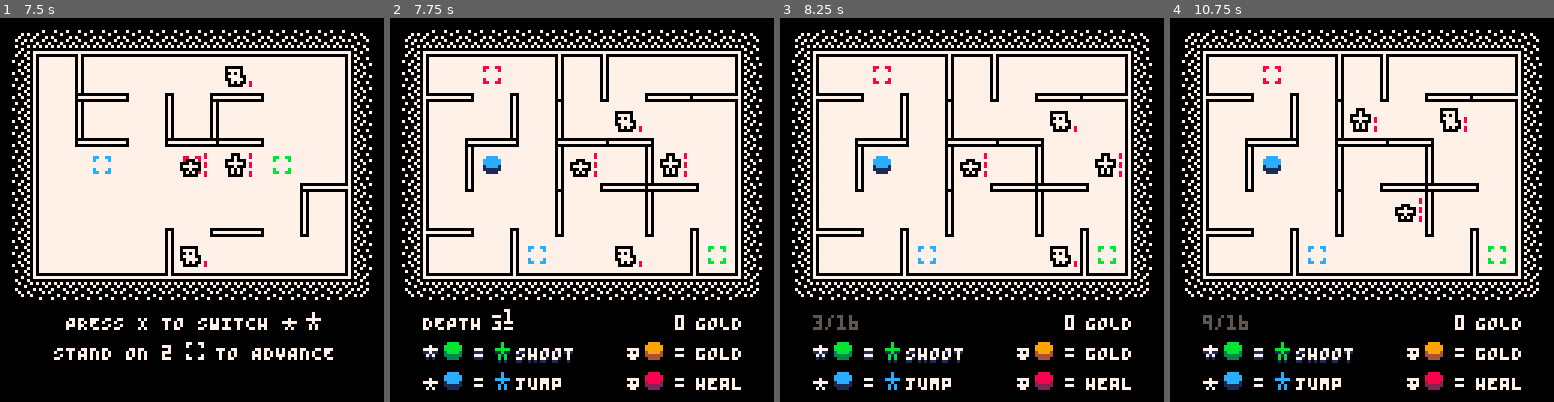
Above: before the commit, frames 1-4 (left to right).
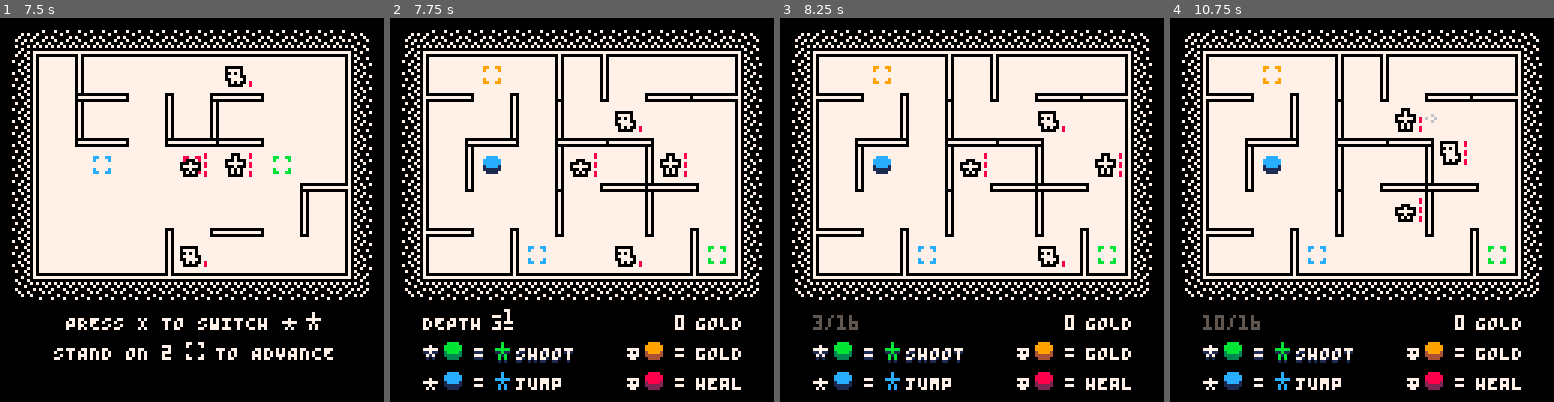
Above: after the commit, the same moments.

Repository: taylordolan/grid-folks
Game: PICO-8 cartridge grid_folks.p8
Same seed, same stepped clock (60 frames per second), same inputs: the game is played once before the commit and once after it.
Inputs:
- Up to frame 1 (7.5 s): tap X (X key) at 0.33, 1.07, 1.85, 2.97, 4.08, 5.2, 6.32, 7.43 s; tap O (Z key) at 0.7, 1.7, 2.1, 2.5, 2.9, 3.3, 3.7, 4.1, 4.5, 4.9, 5.3, 5.7, 6.1, 6.5, 6.9, 7.3 s; hold Right 1.6-2.1 s; hold Up 2.15-2.42 s; hold Right 2.47-3.03 s; hold Left 3.08-3.58 s; hold Down 3.63-3.97 s; hold Right 4.02-4.68 s; hold Up 4.73-5.03 s; hold Left 5.08-5.68 s; hold Down 5.73-6.03 s; hold Right 6.08-6.58 s; hold Right 6.63-7.13 s; hold Up 7.18-7.45 s
- Up to frame 2 (7.75 s): hold Right from 7.5 s (still down); tap O (Z key) at 7.7 s
- Up to frame 3 (8.25 s): release Right at 8.07 s; tap O (Z key) at 8.1 s; hold Left from 8.12 s (still down)
- Up to frame 4 (10.75 s): tap O (Z key) every 0.4 s from 8.5 to 10.5 s; tap X (X key) at 8.55, 9.67 s; release Left at 8.62 s; hold Down 8.67-9 s; hold Right 9.05-9.72 s; hold Up 9.77-10.07 s; hold Left 10.12-10.72 s

Frame 1 is identical in both runs. In frame 2, less than 0.1% of the frame differs, in the area x 24-29%, y 12-18%; in frame 3, 0.6%; in frame 4, 1.2%, in the area x 8-78%, y 12-82%.

Commit message:
pathfinding tweaks

Diff:
--- a/grid_folks.p8
+++ b/grid_folks.p8
@@ -165,7 +165,6 @@
 
 	-- initial enemy
 	spawn_enemy()
-  spawn_enemy()
 
 	-- spawn rate stuff
 	spawn_rates = {
@@ -675,71 +674,102 @@
 	return new_hero
 end
 
-function get_enemy_step(start, goal_tile)
-  -- local a_tile = {goal.x, goal.y}
-  -- local a_dist = distance(start, a_tile)
-  -- local b_tile = {hero_b.x, hero_b.y}
-  -- local b_dist = distance(start, b_tile)
-
-  -- target the closer hero
-  -- or a random one if they're equidistant
-  -- local current_dist
-  -- local goal_tile
-  -- if a_dist < b_dist then
-  --   current_dist = a_dist
-  --   goal_tile = a_tile
-  -- elseif b_dist < a_dist then
-  --   current_dist = b_dist
-  --   goal_tile = b_tile
-  -- else
-  --   current_dist = a_dist
-  --   local hero_tiles = {a_tile, b_tile}
-  --   shuffle(hero_tiles)
-  --   goal_tile = hero_tiles[1]
-  -- end
-
-  local current_dist = distance(start, goal_tile)
+function get_steps(start, goal, avoid)
+  local current_dist = distance(start, goal, avoid)
   local adjacent_tiles = get_adjacent_tiles(start)
-  local valid_moves = {}
-
-  -- populate valid_moves with tiles that are closer and don't contain enemies
+  local valid_tiles = {}
+
   for next in all(adjacent_tiles) do
-    local enemy_exists = find_type_in_tile("hero", next)
+    local should_avoid = avoid and find_type_in_tile(avoid, next)
+    local next_dist = distance(next, goal, avoid)
     if
-      distance(next, goal_tile) < current_dist and
-      not enemy_exists
+      not should_avoid and
+      next_dist < current_dist
     then
-      add(valid_moves, next)
+      add(valid_tiles, next)
     end
   end
 
-  -- if there are no valid moves based on the above criteria,
-  -- then any adjacent tile that's not an enemy and doesn't have a wall in the way is valid
-  if #valid_moves == 0 then
-    local available_adjacent_tiles = {}
+  if #valid_tiles == 0 then
+    current_dist = distance(start, goal)
     for next in all(adjacent_tiles) do
-      local enemy_exists = find_type_in_tile("hero", next)
-      if not enemy_exists then
-        add(available_adjacent_tiles, next)
+      local should_avoid = avoid and find_type_in_tile(avoid, next)
+      local next_dist = distance(next, goal)
+      if
+        not should_avoid and
+        next_dist < current_dist
+      then
+        add(valid_tiles, next)
       end
     end
-    valid_moves = available_adjacent_tiles
   end
 
-  -- if there are any valid moves…
-  if #valid_moves > 0 then
-    index = flr(rnd(#valid_moves)) + 1
-    dest = valid_moves[index]
-    return dest
-  else
-    return nil
-  end
-end
+  return valid_tiles
+end
+
+-- function get_enemy_step(start, goal_tile, avoid)
+--   -- local a_tile = {goal.x, goal.y}
+--   -- local a_dist = distance(start, a_tile)
+--   -- local b_tile = {hero_b.x, hero_b.y}
+--   -- local b_dist = distance(start, b_tile)
+
+--   -- target the closer hero
+--   -- or a random one if they're equidistant
+--   -- local current_dist
+--   -- local goal_tile
+--   -- if a_dist < b_dist then
+--   --   current_dist = a_dist
+--   --   goal_tile = a_tile
+--   -- elseif b_dist < a_dist then
+--   --   current_dist = b_dist
+--   --   goal_tile = b_tile
+--   -- else
+--   --   current_dist = a_dist
+--   --   local hero_tiles = {a_tile, b_tile}
+--   --   shuffle(hero_tiles)
+--   --   goal_tile = hero_tiles[1]
+--   -- end
+
+--   local current_dist = distance(start, goal_tile, avoid)
+--   local adjacent_tiles = get_adjacent_tiles(start)
+--   local valid_moves = {}
+
+--   -- populate valid_moves with tiles that are closer and don't contain enemies
+--   for next in all(adjacent_tiles) do
+--     local should_avoid = find_type_in_tile("hero", next)
+--     if
+--       distance(next, goal_tile, avoid) < current_dist and
+--       not should_avoid
+--     then
+--       add(valid_moves, next)
+--     end
+--   end
+
+--   -- if there are no valid moves based on the above criteria,
+--   -- then any adjacent tile that's not an enemy and doesn't have a wall in the way is valid
+--   if #valid_moves == 0 then
+--     local available_adjacent_tiles = {}
+--     for next in all(adjacent_tiles) do
+--       local should_avoid = find_type_in_tile("hero", next)
+--       if not should_avoid then
+--         add(available_adjacent_tiles, next)
+--       end
+--     end
+--     valid_moves = available_adjacent_tiles
+--   end
+
+--   -- if there are any valid moves…
+--   if #valid_moves > 0 then
+--     index = flr(rnd(#valid_moves)) + 1
+--     dest = valid_moves[index]
+--     return dest
+--   else
+--     return nil
+--   end
+-- end
 
 function new_enemy()
 	local _e = new_thing()
-
-	-- _e.sprite_seq = frames({sprites.enemy_1, sprites.enemy_2, sprites.enemy_3})
   _e.sprite_seq = {141}
 	_e.type = "enemy"
   _e.target_type = "hero"
@@ -754,7 +784,6 @@
     if player_turn == false then
       if self.stunned == true then
         self.stunned = false
-        -- player_turn = true
       else
         self.target = self:get_target()
         self.step = self:get_step()
@@ -782,26 +811,18 @@
   _e.get_step = function(self)
     if not self.target then
       local start = {self.x,self.y}
-      local a_tile = {hero_a.x, hero_a.y}
-      local a_dist = distance(start, a_tile)
-      local a_step = get_enemy_step({self.x,self.y},a_tile)
-      local b_tile = {hero_b.x, hero_b.y}
-      local b_dist = distance(start, b_tile)
-      local b_step = get_enemy_step({self.x,self.y},b_tile)
-
-      -- target the closer hero
-      -- or a random one if they're equidistant
-      local current_dist
-      local goal_tile
-      if a_dist < b_dist then
-        return a_step
-      elseif b_dist < a_dist then
-        return b_step
-      else
-        local steps = {a_step, b_step}
-        shuffle(steps)
-        return steps[1]
+      local targets = get_closest(self, heroes)
+      if #targets > 1 then
+        targets = get_closest(self, heroes, "enemy")
       end
+      shuffle(targets)
+      local target = targets[1]
+      local steps = get_steps({self.x,self.y},{target.x,target.y})
+      if #steps == 0 then
+        steps = get_steps({self.x,self.y},{target.x,target.y},"enemy")
+      end
+      shuffle(steps)
+      return steps[1]
     else
       return nil
     end
@@ -864,10 +885,6 @@
 		end
 
 		self:end_draw()
-    -- if self.health <= 0 and #self.screen_seq == 1 then
-		-- 	self:destroy()
-    --   return
-		-- end
 	end
 
 	_e.deploy = function(self)
@@ -1115,22 +1132,23 @@
   return _e
 end
 
-function get_closest(thing, options)
-  local valid_options = {options[1]}
+function get_closest(thing, options, avoid)
+  local closest = {options[1]}
   local here = {thing.x,thing.y}
+
   for i = 2, #options do
-    local a = {valid_options[1].x,valid_options[1].y}
-    local a_dist = distance(here, a)
+    local a = {closest[1].x,closest[1].y}
+    local a_dist = distance(here, a, avoid)
     local b = {options[i].x,options[i].y}
-    local b_dist = distance(here, b)
+    local b_dist = distance(here, b, avoid)
     if b_dist < a_dist then
-      valid_options = {options[i]}
+      closest = {options[i]}
     elseif b_dist == a_dist then
-      add(valid_options, options[i])
+      add(closest, options[i])
     end
   end
-  shuffle(valid_options)
-  return valid_options[1]
+
+  return closest
 end
 
 function new_enemy_grow()
@@ -1140,6 +1158,8 @@
   _e.sub_type = "grow"
 
   _e.get_step = function(self)
+
+    -- get other grow enemies
     local grow_enemies = {}
     for next in all(enemies) do
       if next.sub_type == "grow" then
@@ -1149,13 +1169,38 @@
     if #grow_enemies > 1 then
       local friends = grow_enemies
       del(friends, self)
-      local friend = get_closest(self, friends)
+      local closer_friends = get_closest(self, friends, "hero")
+      shuffle(closer_friends)
+      local friend = closer_friends[1]
       if not pair_equal({self.x,self.y},{friend.x,friend.y}) then
-        return get_enemy_step({self.x,self.y},{friend.x,friend.y})
+        -- return get_enemy_step({self.x,self.y},{friend.x,friend.y})
+        local steps = get_steps({self.x,self.y},{friend.x,friend.y},"hero")
+        if #steps > 0 then
+          shuffle(steps)
+          return steps[1]
+        else
+          local _a = get_adjacent_tiles({self.x,self.y})
+          local _b = {}
+          for next in all(_a) do
+            if
+              not find_type_in_tile("enemy", next) and
+              not find_type_in_tile("hero", next)
+            then
+              add(_b, next)
+            end
+          end
+          shuffle(_b)
+          return _b[1]
+        end
       end
     elseif not self.target then
-      local target = get_closest(self, heroes)
-      return get_enemy_step({self.x,self.y},{target.x,target.y})
+      local targets = get_closest(self, heroes, "enemy")
+      -- todo: if there are multiple targets, then return the one that's farthest from heroes
+      shuffle(targets)
+      local target = targets[1]
+      local steps = get_steps({self.x,self.y},{target.x,target.y}, "enemy")
+      shuffle(steps)
+      return steps[1]
     end
   end
 
@@ -1174,7 +1219,8 @@
       if #grow_enemies > 1 then
         local friends = grow_enemies
         del(friends, self)
-        local friend = get_closest(self, friends)
+        local friends = get_closest(self, friends, "hero")
+        local friend = friends[1]
         if pair_equal({self.x,self.y},{friend.x,friend.y}) then
           self.health = 0
           friend.health = 0
@@ -1185,8 +1231,6 @@
     end
   end
 
-  -- attack
-  -- should never attack, always preferring to move toward its friend
   _e.get_target = function(self)
     local grow_enemies = {}
     for next in all(enemies) do
@@ -1210,7 +1254,6 @@
     end
   end
 
-  -- add(grow_enemies, _e)
   return _e
 end
 
@@ -1291,20 +1334,34 @@
 
 function spawn_enemy()
   local enemy_types = {
-    new_enemy,
-    new_enemy_shoot,
-    new_enemy_ghost,
-    new_enemy_slime,
-    new_enemy_baby,
-    new_enemy_dash,
-    new_enemy_grow,
+    function()
+      new_enemy():deploy()
+    end,
+    function()
+      new_enemy_shoot():deploy()
+    end,
+    function()
+      new_enemy_ghost():deploy()
+    end,
+    function()
+      new_enemy_slime():deploy()
+    end,
+    function()
+      new_enemy_baby():deploy()
+    end,
+    function()
+      new_enemy_dash():deploy()
+    end,
+    function()
+      new_enemy_grow():deploy()
+      new_enemy_grow():deploy()
+    end,
   }
   if #enemies_bag == 0 then
 		enemies_bag = {7}
 		shuffle(enemies_bag)
 	end
   local new_enemy = enemy_types[enemies_bag[1]]()
-  new_enemy:deploy()
   del(enemies_bag, enemies_bag[1])
 end
 
@@ -1779,7 +1836,7 @@
 end
 
 -- takes two tiles
-function distance(start, goal)
+function distance(start, goal, avoid)
 	local frontier = {goal}
 	local next_frontier = {}
 	local distance_map = {}
@@ -1805,6 +1862,7 @@
 				-- if the distance hasn't been set, then the tile hasn't been reached yet
 				if distance_map[next[1]][next[2]] == 1000 then
 					if (
+            not (avoid and find_type_in_tile(avoid, next)) and
 						-- make sure it wasn't already added by a different check in the same step
 						is_in_tile_array(next_frontier, next) == false
 					) then
